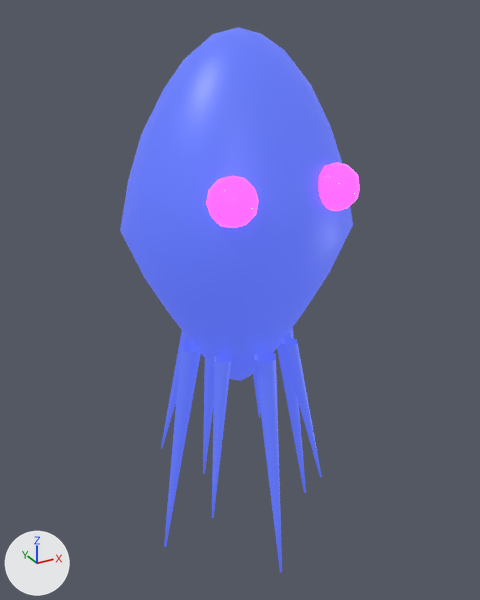
Two versions of the glTF model assets/squid_aliens/squid_alien.glb, one commit apart.
Rendered twice from a camera (50 mm lens) standing at (-2.21, -4.04, 1.41) and looking at (0.02, 0.02, -0.62). Arrows for +X, +Y and +Z are at lower left; the lights stay in place. The first picture is the older version. Vertices at exactly the same position are counted once.

Names of what the first picture shows: 'SquidAlien'.
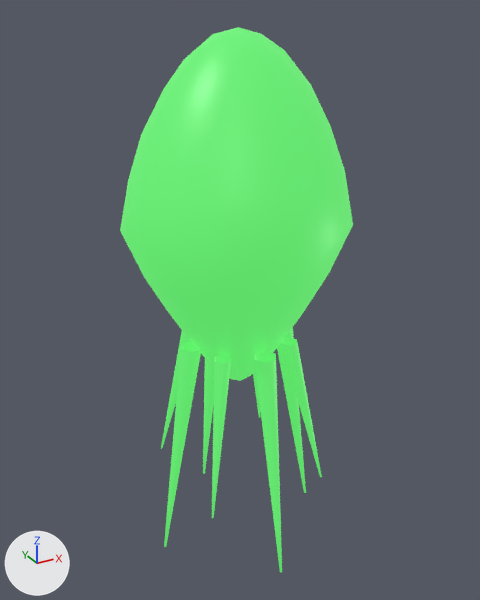
What changed in the scene script:
```text
Change mat_squidbody:
    mat_squidbody.base_color: (0.05, 0.08, 0.28) -> (0.04, 0.22, 0.06)  # blue #3f5090 -> green #388145
    mat_squidbody.emission_color: (0.08, 0.12, 0.7) -> (0.096, 0.66, 0.12)  # blue #5061da -> green #57d461
Change me_icosphere:
    used by ob_squidalien; location = (0.0, 0.0, 0.0)
    remove me_icosphere.from_pydata(...)  # 494 vertices, 912 faces; spans x -0.85..0.85, y -0.78..0.75, z -2.7..1.3
    add me_icosphere.from_pydata(...)  # 410 vertices, 752 faces; spans x -0.85..0.85, y -0.75..0.75, z -2.7..1.3
    me_icosphere part 1: the loose piece of 42 vertices spanning x -0.53..-0.23, y -0.78..-0.46, z 0.19..0.51 is deleted
    me_icosphere part 2: the loose piece of 42 vertices spanning x 0.23..0.53, y -0.78..-0.46, z 0.19..0.51 is deleted
    remove me_icosphere.materials.append(mat_squideye)  # dark blue #272738, glowing pink #ea45ff
```

Location of each change, [x1, y1, x2, y2] in pixels of the pictures (480 x 600 px):
'SquidAlien', recoloured, reshaped (blue to green)
    before: [120, 27, 360, 572]
    after: [120, 27, 353, 572]
part 1 of me_icosphere, deleted
    before: [206, 176, 259, 228]
part 2 of me_icosphere, deleted
    before: [319, 162, 360, 211]
